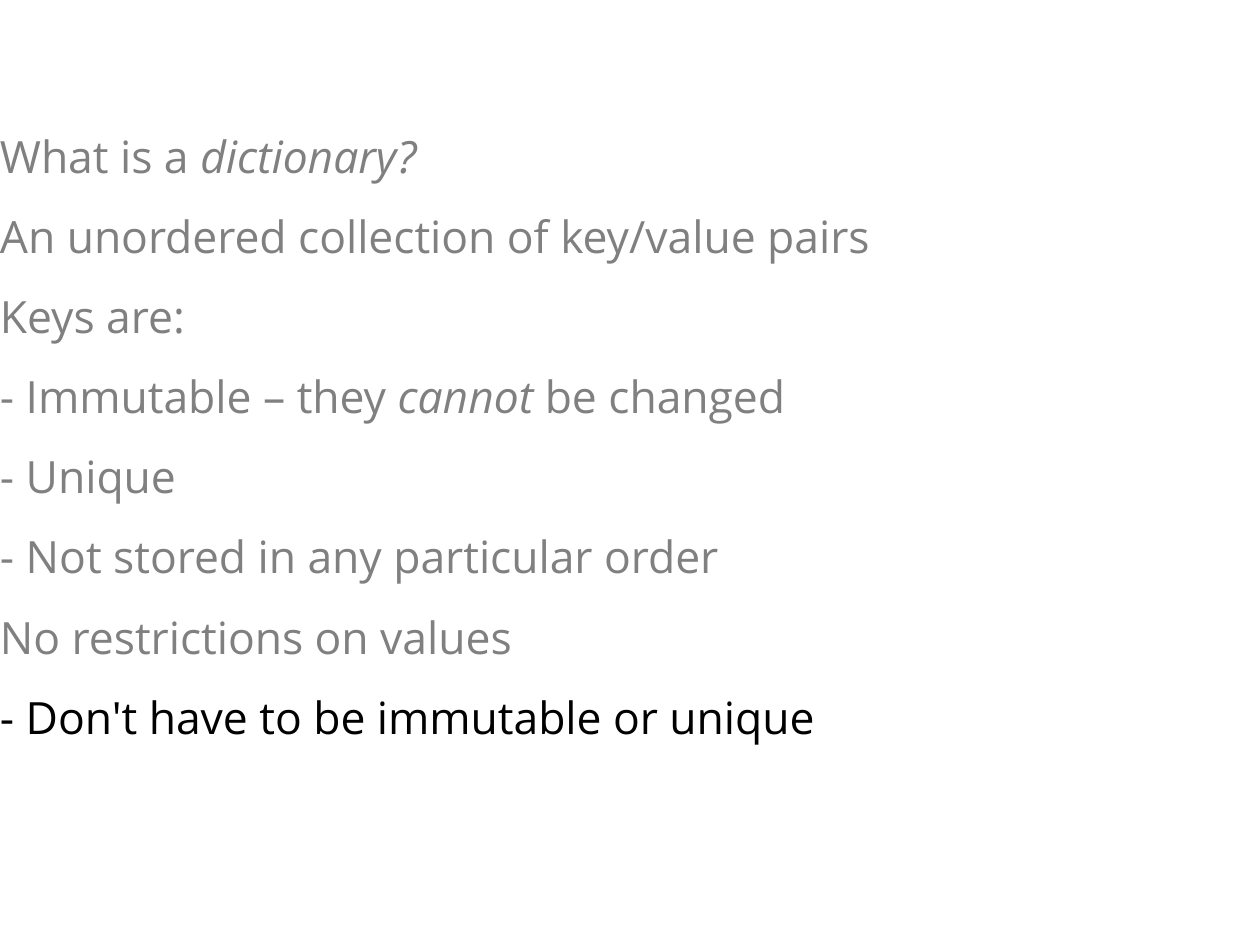
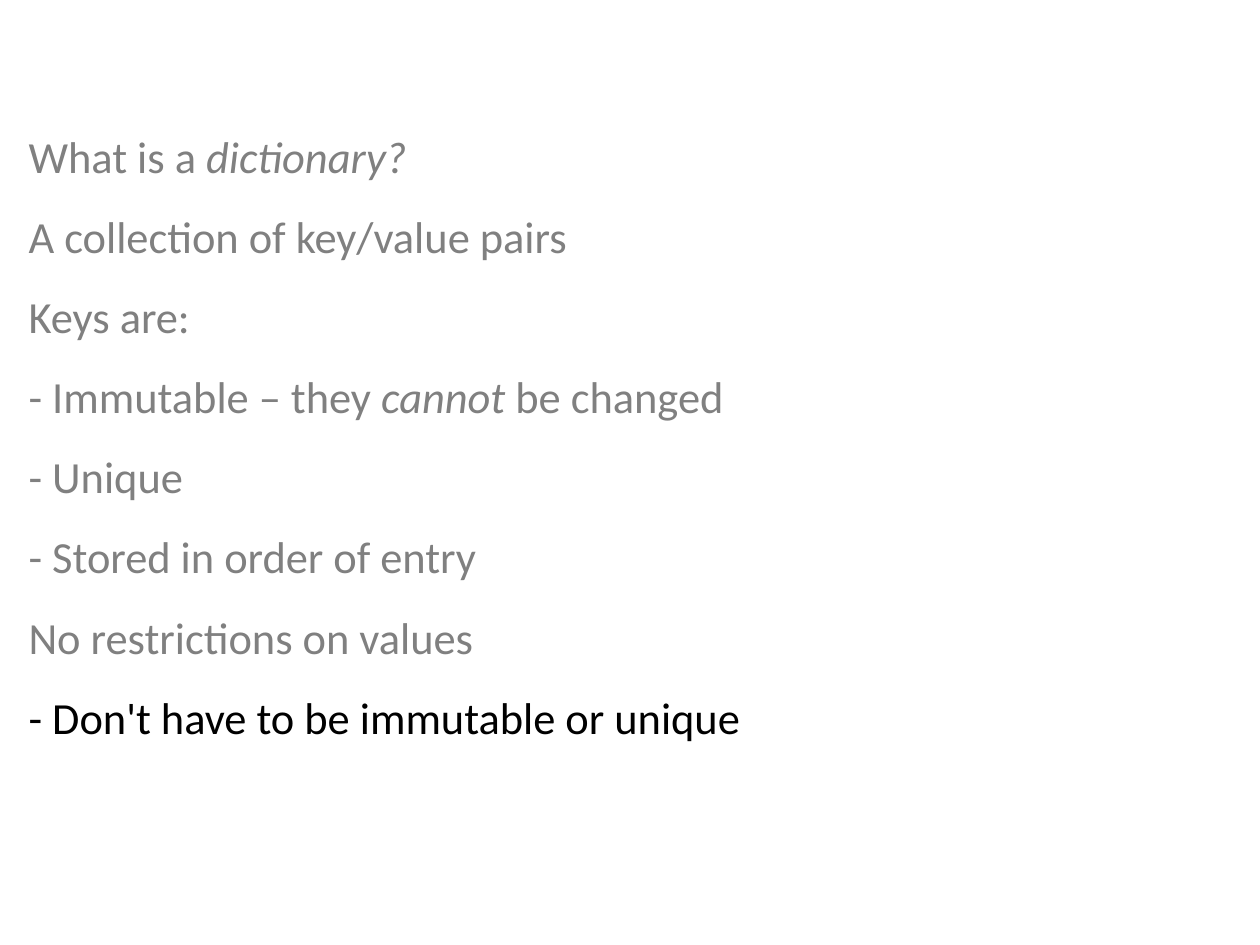
Before and after one commit to ncasuk/ncas-isc, a slide deck: slide 8 of python/presentations/learning_python/19_ceda-dict.ppt. Drawn at 1260x945 pixels with LibreOffice and Linux fonts; fonts in the diff are those of the drawing; background and template pictures are left out. Boxes give left, top, right and bottom in pixels: in the first picture for what was removed or moved away, otherwise in the second. Text is boxed around its words. In the diff, an @@ line names an element or a change of style, - is before the commit and + after.

```diff
--- a/python/presentations/learning_python/19_ceda-dict.ppt
+++ b/python/presentations/learning_python/19_ceda-dict.ppt
@@ text "What is a dictionary?": place and size @@
-text "What is a dictionary?" at [0, 139, 869, 745]
+text "What is a dictionary?" at [29, 142, 740, 742]
@@ text at [29, 142, 740, 742]: font Open Sans to Calibri in "What is a dictionary?", "Keys are:", "- Immutable – they cannot be changed", "- Unique" and 2 more places @@
@@ text at [29, 222, 567, 260]: text changed; font Open Sans to Calibri @@
-An unordered collection of key/value pairs
+A collection of key/value pairs
@@ text at [52, 542, 476, 580]: text changed; font Open Sans to Calibri @@
-- Not stored in any particular order
+- Stored in order of entry
```
Also in this commit, not shown: 29 other slides changed, 1 slide added, 1 slide removed, 3 other files.
